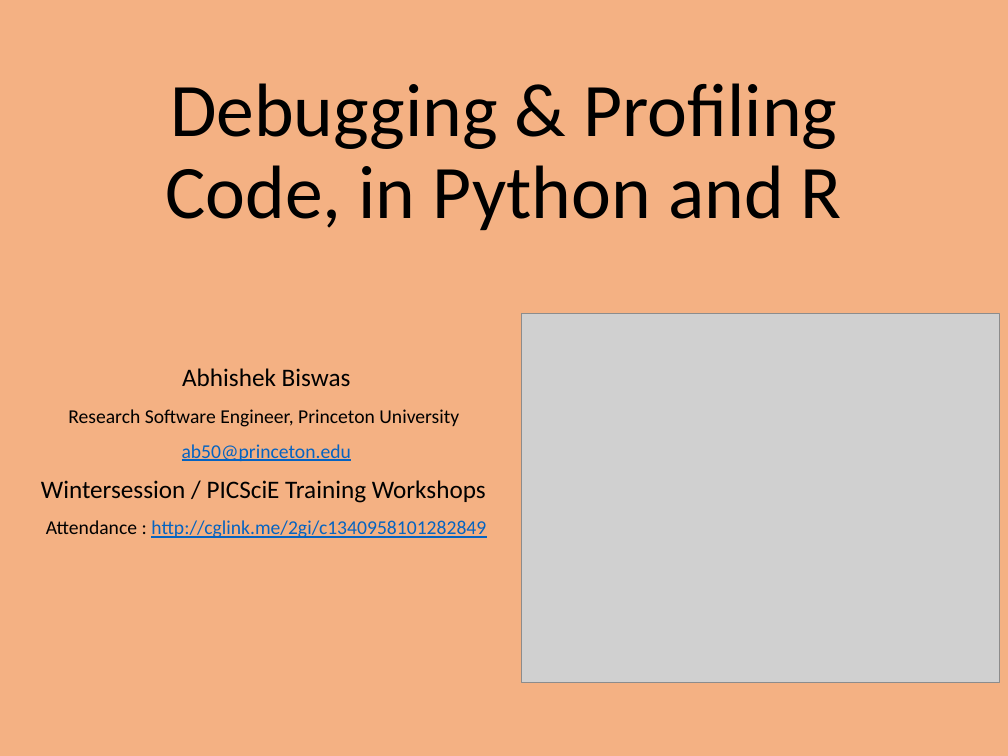
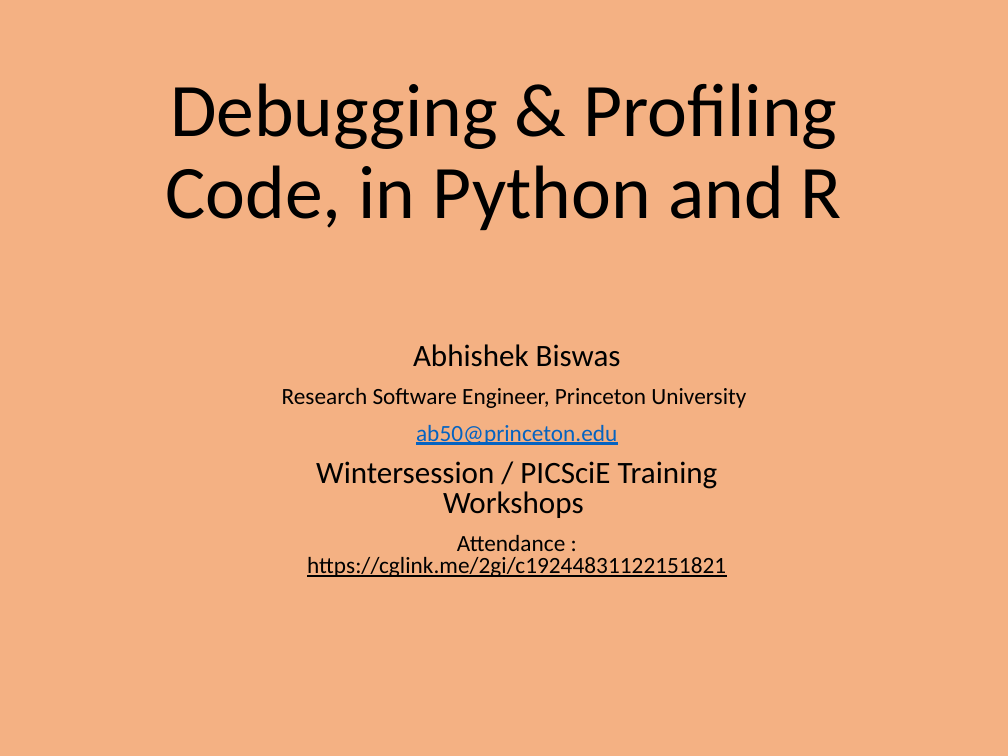
Before and after one commit to PrincetonUniversity/intro_debugging, a slide deck: slide 1 of 01_overview/Introduction_To_Debugging.pptx. Drawn at 1008x756 pixels with LibreOffice and Linux fonts; fonts in the diff are those of the drawing; grey boxes stand for pictures. Boxes give left, top, right and bottom in pixels: in the first picture for what was removed or moved away, otherwise in the second. Text is boxed around its words. In the diff, an @@ line names an element or a change of style, - is before the commit and + after.

```diff
--- a/01_overview/Introduction_To_Debugging.pptx
+++ b/01_overview/Introduction_To_Debugging.pptx
@@ picture removed at box(521, 313, 999, 682) @@
@@ subtitle "Abhishek Biswas": place and size @@
-subtitle "Abhishek Biswas" at box(41, 368, 486, 538)
+subtitle "Abhishek Biswas" at box(282, 344, 746, 577)
@@ subtitle at box(282, 344, 746, 518): size 18 to 22.2 pt in "Abhishek Biswas", "Wintersession / PICSciE Training Workshops"; size 14 to 16.6 pt in "Research Software Engineer, Princeton University", "ab50@princeton.edu"; line spacing 0.9 to 0.8 @@
@@ subtitle at box(307, 535, 726, 577): text changed; size 14 to 16.6 pt; text colour #0563C1 to #000000 @@
-Attendance : http://cglink.me/2gi/c1340958101282849
+Attendance : https://cglink.me/2gi/c19244831122151821
```
Also in this commit, not shown: 1 other slide changed.
